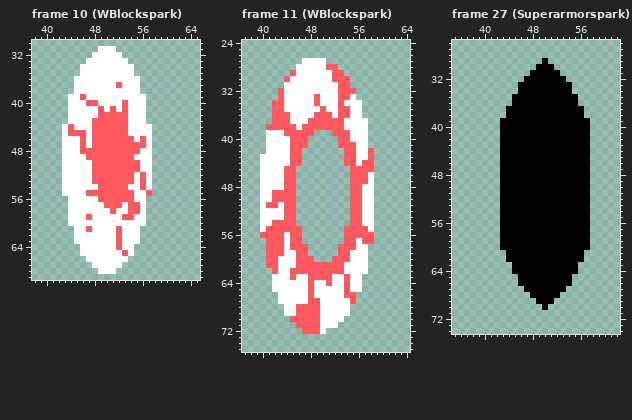
Pixel-art file -- Assets/Effects/Hitsparks/AsepriteFiles/Blocksparks.aseprite. The picture above is the old version.
100x100 pixels, 34 frames. Shown: frame 10 (WBlockspark): x 38..65, y 30..69; frame 11 (WBlockspark): x 37..64, y 24..75; frame 27 (Superarmorspark): x 35..62, y 26..74. The commit also changed other frames, which this record leaves out.
After:
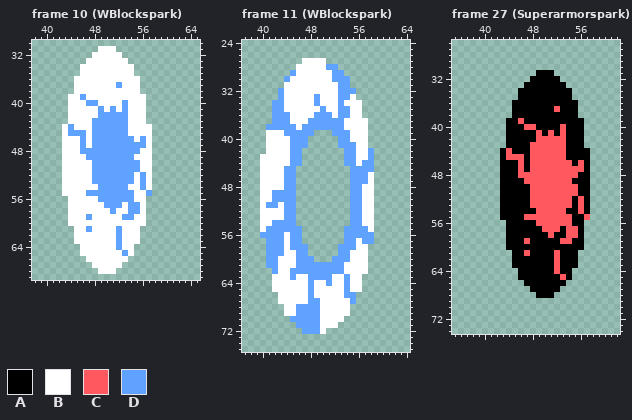
Palette (. is transparent): A #000000  B #ffffff  C #ff585f  D #5fa2ff
From old to new:
Changed rows in their new state; - is an unchanged pixel.
Frame 10 (WBlockspark), layer "Sprite":
first column x 44:
37 --------D-----
39 --D-----------
40 ---DD----D----
41 -----D-D-D----
42 -----DDDDD----
43 ----DDDDDD----
44 D---DDDDDD----
45 DDD-DDDDDD----
46 --D-DDDDDDD-D-
47 --D-DDDDDDDDD-
48 --DDDDDDDDDD--
49 ---DDDDDDDD---
50 ----DDDDDDDD--
51 ----DDDDDDDD--
52 ----DDDDDDD-D-
53 ----DDDDDDD-D-
54 -----DDDDD--D-
55 ---DDDDDDDD--D
56 -----DDDDDD---
57 ------DDD-DD--
58 -------D--DD--
59 ---D-----DD---
61 ---D----D-----
62 --------D-----
63 --------D-----
64 --------D-----
65 ---------D----
Frame 11 (WBlockspark), layer "Sprite":
first column x 40:
28 -----------DD------
29 -----D------DD-----
30 ----D-------DDD----
31 -------------DD----
32 ---D---------DDD---
33 ---D-----D---DD----
34 --DD-----D---D-----
35 --DD------D--DD----
36 --DDD----DDD-DD----
37 --DDD---DDDDDD-----
38 -DDDDD-DDDDDDD-----
39 ----DDDDD---DDD----
40 -----DDD-----DD----
41 -----DDD-----DDD---
42 -----DD-------DD--D
43 -----DD-------DD--D
44 -----DD-------DD-DD
45 ----DD---------DDDD
46 ----DD---------DDD-
47 ----DD---------DDD-
48 ----DD---------DD--
49 --DDDD---------DD--
50 --DDDD---------DD--
51 -DD-DD---------DD--
52 ----DD---------DD--
53 ----DD---------DD--
54 --DDDD---------DD--
55 -DDDDDD-------DDDD-
56 DDDD-DD-------DDDDD
57 -DDD-DD-------DD-DD
58 -DDD-DDD-----DDD---
59 -DDD--DD-----DD----
60 -DD---DDD---DDD----
61 -DD---DDDDDDDD-----
62 --D--DDDDDDDDD-----
63 -----D--DDDD--D----
64 --------D--D--D----
65 --------D-----D----
66 --------D-----DD---
67 --------DD-----D---
68 ------DDDD---------
69 ------DDDD---------
70 -----DDDDD---------
71 ------DDDD---------
72 -------DDD---------
Frame 27 (Superarmorspark), layer "Sprite":
first column x 43:
29 -------.-------
30 ------...------
31 -----.---.-----
32 ----.-----.----
33 ---.-------.---
35 --.---------.--
37 -.-------C---.-
38 -.-----------.-
39 .--C----------.
40 .---CC----C---.
41 .-----C-C-C---.
42 .-----CCCCC---.
43 .----CCCCCC---.
44 -C---CCCCCC----
45 -CCC-CCCCCC----
46 ---C-CCCCCCC-C-
47 ---C-CCCCCCCCC-
48 ---CCCCCCCCCC--
49 ----CCCCCCCC---
50 -----CCCCCCCC--
51 -----CCCCCCCC--
52 -----CCCCCCC-C-
53 -----CCCCCCC-C-
54 ------CCCCC--C-
55 ----CCCCCCCC--C
56 .-----CCCCCC--.
57 .------CCC-CC-.
58 .-------C--CC-.
59 .---C-----CC--.
60 .-------------.
61 -.--C----C---.-
62 -.-------C---.-
63 ---------C-----
64 --.------C--.--
65 ----------C----
66 ---.-------.---
67 ----.-----.----
68 -----.---.-----
69 ------...------
70 -------.-------
